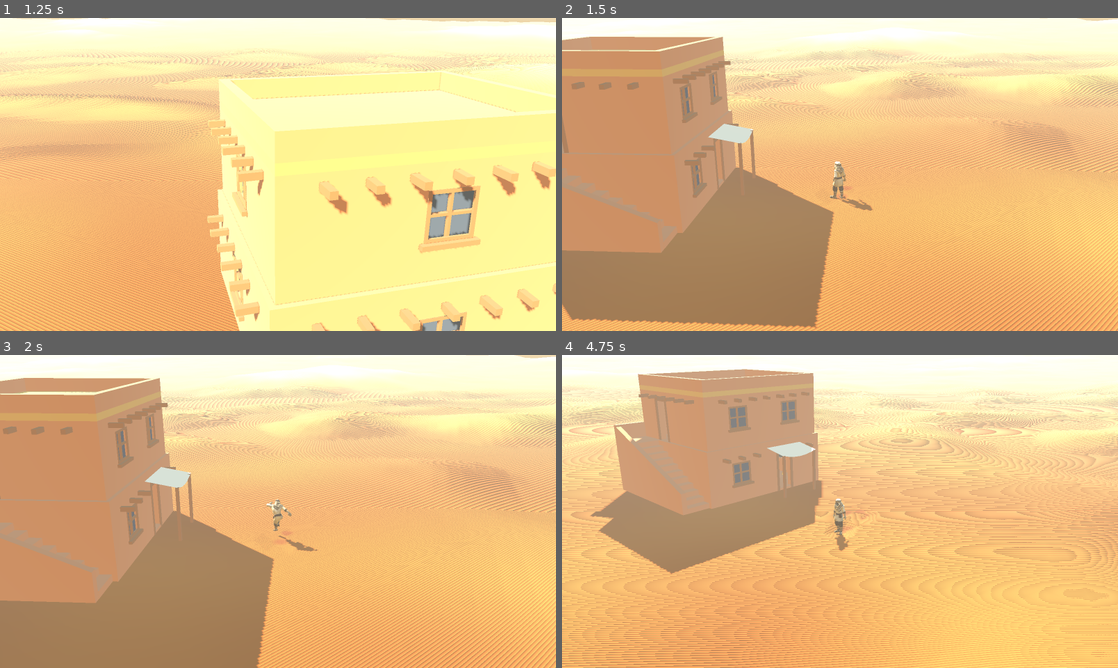
Above: before the commit, frames 1-4 (two rows, left to right).
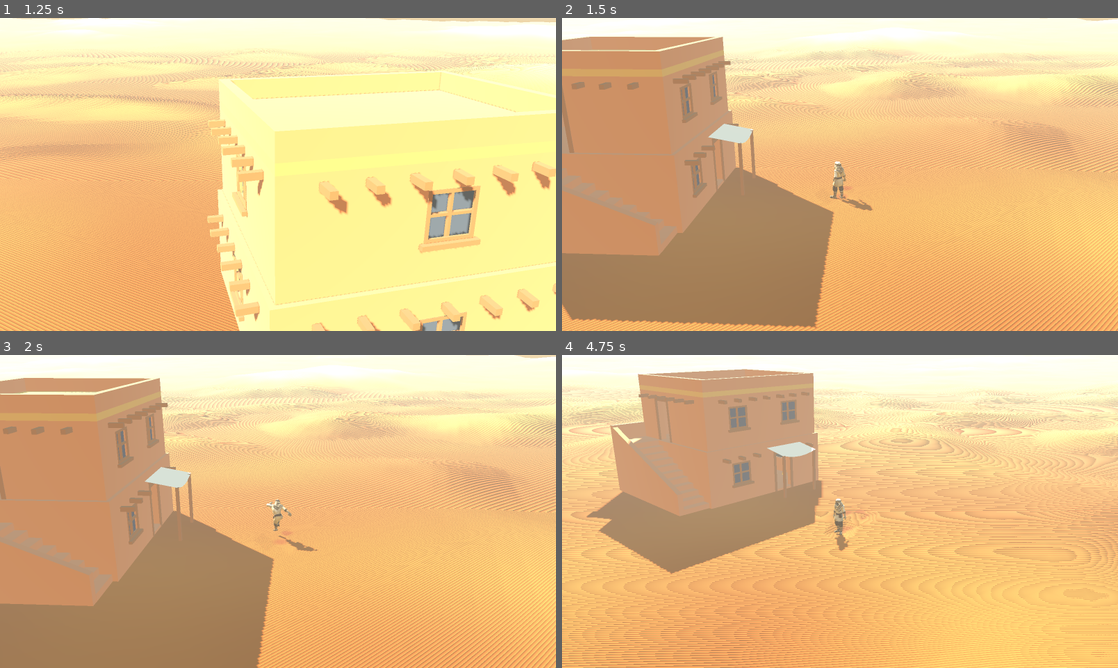
Above: after the commit, the same moments.

Repository: jmelvin92/shaiba
Game: Godot game, scene res://scenes/world/world.tscn
Two runs of this game, one before a commit and one after it. Both use one fixed random seed, a clock stepped at 60 frames per second and the inputs below.
Inputs (mouse positions are in pixels of both pictures, inside the frame that each line leads up to):
- Up to frame 1 (1.25 s): move the mouse to (400, 158) at 0.52 s; press the mouse at (400, 158) at 0.53 s; hold D (move_right) from 0.53 s (still down); tap Space (jump) at 0.77 s
- Up to frame 2 (1.5 s): move the mouse to (812, 174) at 1.27 s; release D (move_right) at 1.28 s; release the mouse at (812, 174) at 1.28 s; hold W (move_up) from 1.28 s (still down); tap Mouse wheel up (camera_zoom_in) at 1.35 s
- Up to frame 3 (2 s): keep holding W (move_up); tap Space (jump) at 1.52 s
- Up to frame 4 (4.75 s): move the mouse to (895, 442) at 2.02 s; release W (move_up) at 2.03 s; hold D (move_right) 2.03-2.75 s; hold Mouse wheel down (camera_zoom_out) 2.03-2.75 s; drag from (812, 574) to (673, 464) at 2.77 s; move the mouse to (1006, 558) at 3.52 s; hold A (move_left) 3.53-4.25 s; hold Shift (sprint) 3.53-4.25 s; tap Space (jump) at 3.77 s; drag from (673, 464) to (756, 433) at 4.27 s

Frame 1 is identical in both runs. In frame 2, 0.4% of the frame differs, in the area x 0-29%, y 22-76%; in frame 3, 0.2%; in frame 4, 0.5%, in the area x 4-40%, y 14-53%.

Commit message:
Stop the step-up probe being defeated by a graze
Joshua reported getting hung up half way up the staircase and on the raised
threshold. Sweeping the approach across lanes, rather than walking it once
down the middle, found the cause: a doorway with 0.20 m of geometric slack had
0.12 m you could actually walk through.

The missing width was contact the body was only sliding along. _try_step_up
asks "is there a step ahead of me" by sweeping the capsule forward, and at full
width anything brushing the body's side answers that question too — so grazing
a door jamb, or the wall an outside stair runs against, makes the step read as
a wall and the player stops dead. It bites hardest at doorways and stairs
precisely because those are where you are beside a wall and stepping up at once.

The probe now runs with the capsule 7 cm slimmer and its reach widened to
match, so it meets a real obstacle at the same distance as before while
ignoring contact it is merely sliding past. Usable doorway width went from
0.12 m to 0.50 m; every lane now passes. Phase 3's movement numbers are
untouched: foot slip 15%/13%, the graybox staircase still renders a 0.063 m
worst one-tick move with no fall animation, all fixtures unchanged.

The geometry was tight for the character too, so DOOR_W is 1.30 m and STAIR_W
1.50 m. verify_house now sweeps four lanes at both the door and the stair, so
"works if you aim perfectly" cannot pass as working again.

Co-Authored-By: Claude Fable 5 <noreply@anthropic.com>

Diff:
--- a/scenes/player/player.gd
+++ b/scenes/player/player.gd
@@ -72,6 +72,11 @@
 ## deliberately short: looking half a metre ahead used to lift the body while it
 ## was still well clear of the step, which reads as floating up to the stairs.
 @export_range(0.01, 0.3, 0.01) var step_probe_margin: float = 0.06
+## How much slimmer the step probe's body is than the real one, metres. This is
+## the width of contact the probe is allowed to ignore — enough to slide along
+## a door jamb or the wall a stair runs against without that contact being
+## mistaken for the obstacle in front.
+@export_range(0.0, 0.2, 0.01) var step_probe_slim: float = 0.07
 ## How quickly the mesh catches up after the collider steps up (higher =
 ## snappier). The collider has to move in one tick or the physics is wrong, but
 ## the character we actually see slides that height off over a moment instead.
@@ -404,37 +409,28 @@
 	# ahead lifts the body while it is still short of the step, which reads as
 	# floating up to the stairs.
 	var direction: Vector3 = planar_velocity.normalized()
-	var motion: Vector3 = direction * (planar_velocity.length() * delta + step_probe_margin)
-
-	# Walkable slopes are left to move_and_slide, so climbing them keeps its
-	# natural along-the-slope speed instead of being lifted straight up.
-	var ahead: KinematicCollision3D = KinematicCollision3D.new()
-	if not test_move(global_transform, motion, ahead):
-		return
-	if ahead.get_normal().angle_to(Vector3.UP) <= floor_max_angle:
-		return
-
-	var headroom: Vector3 = Vector3.UP * max_step_height
-	if test_move(global_transform, headroom):
-		return
-
-	# Measuring the tread needs a longer reach than moving does: the capsule
-	# only sits over the step once its centre has cleared its own radius past
-	# the face, and probing any shorter measures the face instead of the tread.
-	var over: Vector3 = direction * (_capsule.radius + step_probe_margin)
-	var raised: Transform3D = global_transform
-	raised.origin += headroom
-	if test_move(raised, over):
-		# Still blocked from up there, so it is a wall rather than a step.
-		return
-
-	raised.origin += over
-	var tread: KinematicCollision3D = KinematicCollision3D.new()
-	if not test_move(raised, -headroom, tread):
-		# Nothing to stand on over there — a gap, not a step.
-		return
-
-	var rise: float = max_step_height - tread.get_travel().length()
+
+	# The probe runs against a slightly slimmer body than we collide with.
+	#
+	# It asks one question — "is there a step in front of me?" — by sweeping
+	# the capsule, and at full width anything merely *brushing* the body's side
+	# answers it too. So taking a step while grazing a door jamb, or the house
+	# wall an outside stair runs against, reports "blocked" and the step is
+	# read as a wall: the player stops dead half-in a doorway or part-way up a
+	# flight, for no reason they can see. Measured before this: a doorway with
+	# 0.20 m of geometric slack had only 0.12 m you could actually walk
+	# through, the difference being contact the body was merely sliding along.
+	#
+	# The probe's reach is widened by the same amount, so it still meets a real
+	# obstacle at exactly the distance it used to.
+	var full_radius: float = _capsule.radius
+	var motion: Vector3 = direction * (
+		planar_velocity.length() * delta + step_probe_margin + step_probe_slim
+	)
+	_capsule.radius = maxf(full_radius - step_probe_slim, 0.05)
+	var rise: float = _measure_step(direction, motion, full_radius)
+	_capsule.radius = full_radius
+
 	if rise <= 0.001:
 		return
 	# Raising by the step's own height would leave the capsule exactly flush with
@@ -442,3 +438,40 @@
 	global_position.y += rise + STEP_CLEARANCE
 	# Don't let leftover downward velocity pull us straight back off the tread.
 	velocity.y = maxf(velocity.y, 0.0)
+
+
+## How far the body must rise to stand on what is blocking it, or -1 if there
+## is nothing there, nothing to stand on, or a wall rather than a step.
+##
+## [param full_radius] is the body's real radius, which the forward reach is
+## measured against even while the probe itself runs slim.
+func _measure_step(direction: Vector3, motion: Vector3, full_radius: float) -> float:
+	# Walkable slopes are left to move_and_slide, so climbing them keeps its
+	# natural along-the-slope speed instead of being lifted straight up.
+	var ahead: KinematicCollision3D = KinematicCollision3D.new()
+	if not test_move(global_transform, motion, ahead):
+		return -1.0
+	if ahead.get_normal().angle_to(Vector3.UP) <= floor_max_angle:
+		return -1.0
+
+	var headroom: Vector3 = Vector3.UP * max_step_height
+	if test_move(global_transform, headroom):
+		return -1.0
+
+	# Measuring the tread needs a longer reach than moving does: the capsule
+	# only sits over the step once its centre has cleared its own radius past
+	# the face, and probing any shorter measures the face instead of the tread.
+	var over: Vector3 = direction * (full_radius + step_probe_margin)
+	var raised: Transform3D = global_transform
+	raised.origin += headroom
+	if test_move(raised, over):
+		# Still blocked from up there, so it is a wall rather than a step.
+		return -1.0
+
+	raised.origin += over
+	var tread: KinematicCollision3D = KinematicCollision3D.new()
+	if not test_move(raised, -headroom, tread):
+		# Nothing to stand on over there — a gap, not a step.
+		return -1.0
+
+	return max_step_height - tread.get_travel().length()
--- a/tools/verify_house.gd
+++ b/tools/verify_house.gd
@@ -72,6 +72,7 @@
 	await _doorway_passable("run", true, RUN_TICKS)
 	await _walls_block()
 	await _stair_climbs()
+	await _lanes_are_wide_enough()
 	await _cutaway_closes()
 	await _layers_are_sane()
 
@@ -192,6 +193,65 @@
 		_fail("stair: only climbed %.2f m; the upper floor is unreachable" % climbed)
 
 
+## How much room for error the doorway and the stair actually give you.
+##
+## Joshua's report was "I get hung up on ledges and stairs", and the cause was
+## not that either was impassable — dead centre, both worked. It was that the
+## band you had to hit was far narrower than it looked: 0.12 m of usable width
+## in a doorway with 0.20 m of geometric slack, the difference being contact
+## the body was only sliding along. A single centred walk-through cannot see
+## that, so the approach is swept across several lanes and the *width that
+## works* is the measurement.
+func _lanes_are_wide_enough() -> void:
+	var forward: Vector3 = -_house.global_transform.basis.z
+	var side: Vector3 = _house.global_transform.basis.x
+
+	var door_lanes: PackedFloat32Array = [-1.30, -1.20, -1.10, -1.00]
+	var door_ok: int = await _sweep_lanes(
+		"doorway", door_lanes, forward * 9.0, -forward, WALK_TICKS,
+		func(local: Vector3) -> bool: return local.z > -2.5
+	)
+	if door_ok < door_lanes.size():
+		_fail("doorway: only %d of %d approach lanes get through"
+			% [door_ok, door_lanes.size()])
+
+	var stair_lanes: PackedFloat32Array = [4.45, 4.65, 4.85, 5.05]
+	var stair_ok: int = await _sweep_lanes(
+		"stair", stair_lanes, forward * 4.1, -forward, 340,
+		func(local: Vector3) -> bool: return local.y > 2.5
+	)
+	if stair_ok < stair_lanes.size():
+		_fail("stair: only %d of %d approach lanes reach the top"
+			% [stair_ok, stair_lanes.size()])
+
+
+## Walks each lane and counts how many satisfy [param arrived].
+func _sweep_lanes(
+	label: String,
+	lanes: PackedFloat32Array,
+	offset: Vector3,
+	heading: Vector3,
+	ticks: int,
+	arrived: Callable,
+) -> int:
+	var side: Vector3 = _house.global_transform.basis.x
+	var passed: int = 0
+	var report: PackedStringArray = []
+	for lane: float in lanes:
+		var start: Vector3 = _house.global_position + offset + side * lane
+		_aim(start, start + heading * 10.0)
+		await _stand_at(Vector2(start.x, start.z))
+		await _hold("move_up", ticks, false)
+		var local: Vector3 = _house.to_local(_player.global_position)
+		var ok: bool = arrived.call(local)
+		if ok:
+			passed += 1
+		report.append("%.2f%s" % [lane, "" if ok else " STUCK"])
+	print("%s lanes: %d/%d pass  [%s]"
+		% [label, passed, lanes.size(), ", ".join(report)])
+	return passed
+
+
 ## The building must close up again once the player leaves — and while they are
 ## inside, the roof must actually be gone rather than merely intended to be.
 func _cutaway_closes() -> void:
Binary file changed: assets/models/house.glb
Not shown, changed: assets/blender/house.blend
Not shown, changed: docs/DECISIONS.md
Not shown, changed: tools/build_house.py
